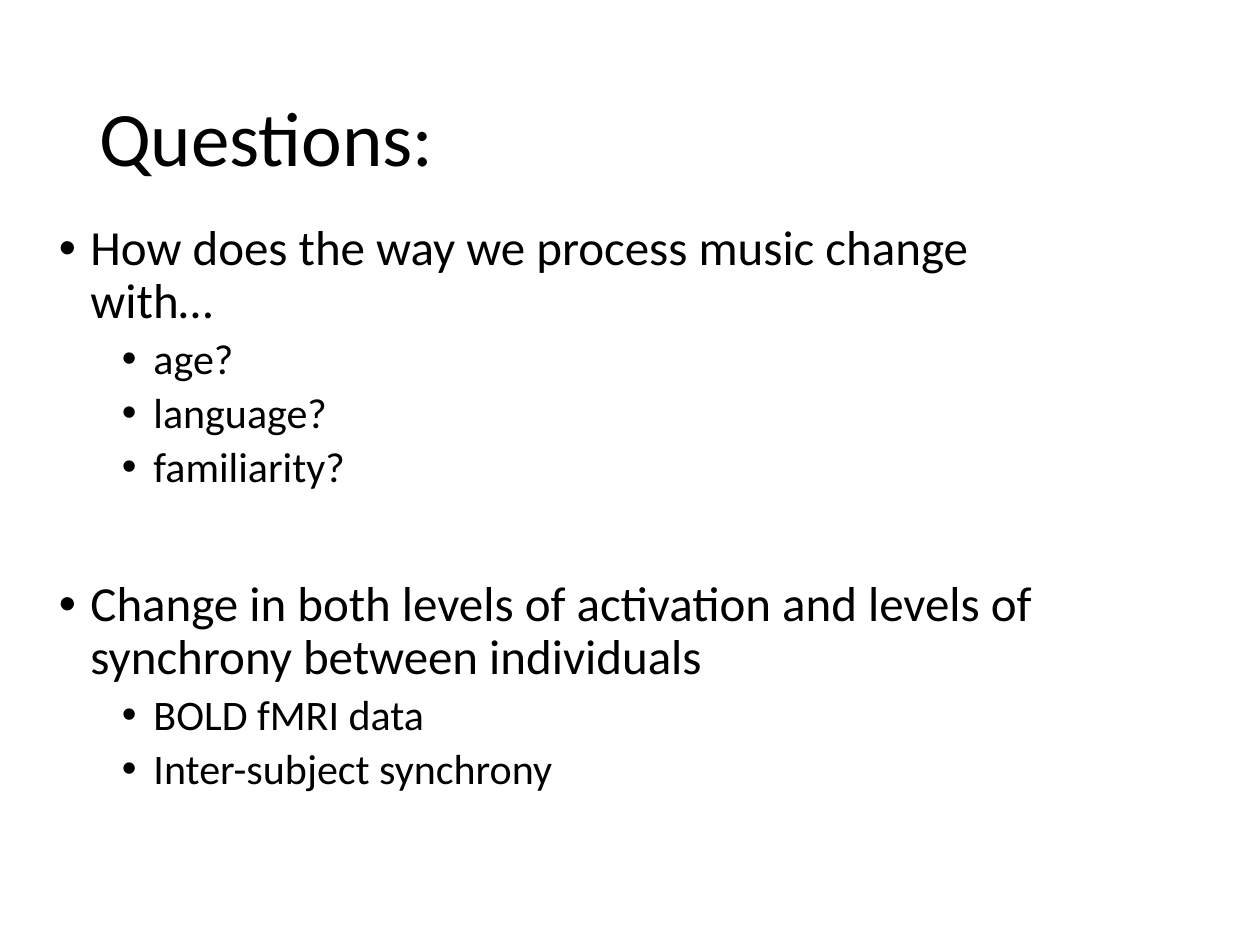
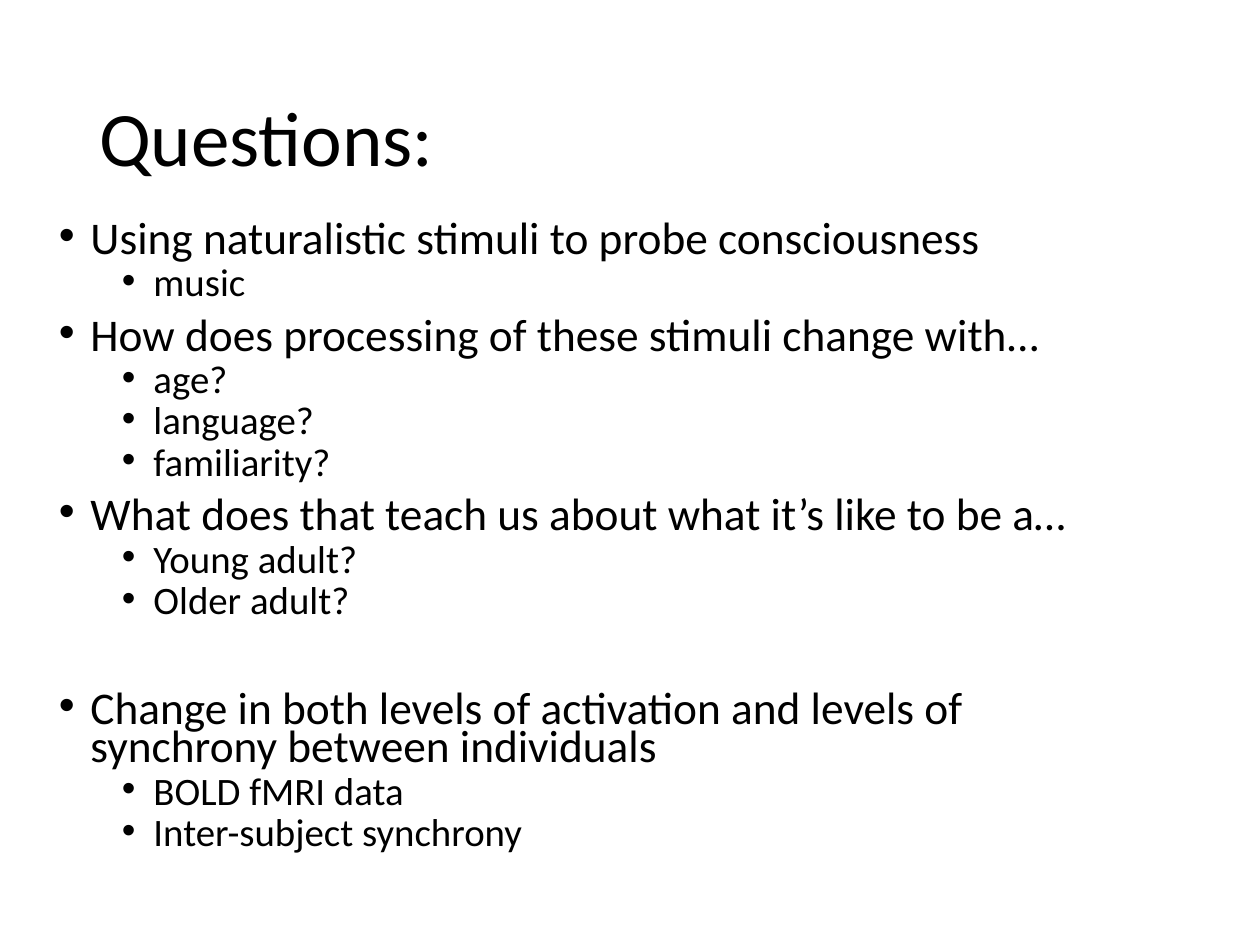
Before and after one commit to asternin/PhDProject, a slide deck: slide 2 of Meetings/2019.06.04-CommitteeMeeting.pptx. Drawn at 1260x945 pixels with LibreOffice and Linux fonts; fonts in the diff are those of the drawing. Boxes give left, top, right and bottom in pixels: in the first picture for what was removed or moved away, otherwise in the second. Text is boxed around its words. In the diff, an @@ line names an element or a change of style, - is before the commit and + after.

```diff
--- a/Meetings/2019.06.04-CommitteeMeeting.pptx
+++ b/Meetings/2019.06.04-CommitteeMeeting.pptx
@@ text at bbox=[90, 222, 1039, 359]: text changed; size 28 to 25.9 pt @@
-• How does the way we process music change with…
+• Using naturalistic stimuli to probe consciousness
+  • music
+• How does processing of these stimuli change with…
@@ text at bbox=[90, 366, 962, 853]: size 24 to 22.2 pt in "age?", "language?", "familiarity?", "BOLD fMRI data" and 1 more places; size 28 to 25.9 pt in "Change in both levels of activation and ..."; line spacing 0.9 to 0.7 @@
@@ text at bbox=[90, 498, 1065, 615]: paragraphs added @@
+• What does that teach us about what it’s like to be a…
+  • Young adult?
+  • Older adult?
```
Also in this commit, not shown: 9 other slides changed, 1 slide added, 5 other files.
